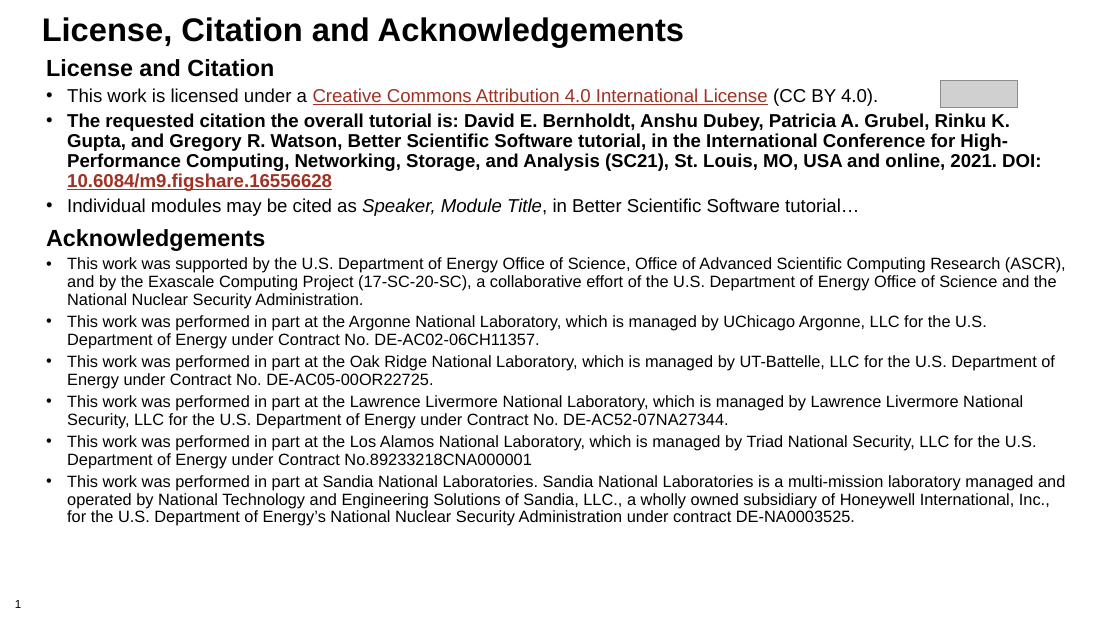
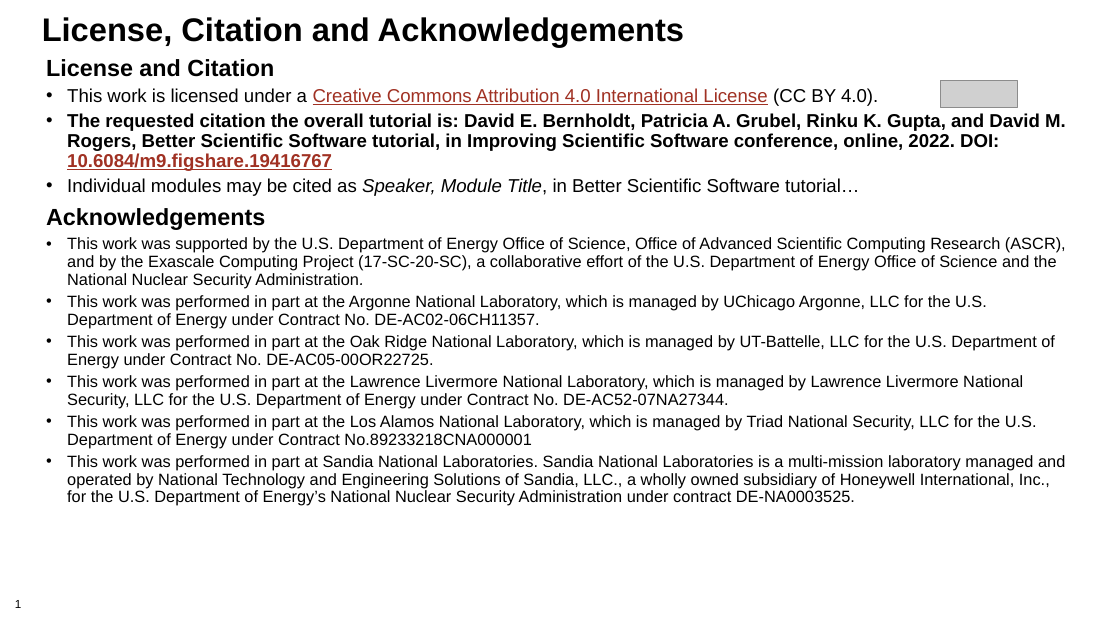
Before and after one commit to bssw-tutorial/presentations, a slide deck: slide 1 of license-master.pptx. Drawn at 1120x630 pixels with LibreOffice and Linux fonts; fonts in the diff are those of the drawing; grey boxes stand for pictures; background and template pictures are left out. Boxes give left, top, right and bottom in pixels: in the first picture for what was removed or moved away, otherwise in the second. Text is boxed around its words. In the diff, an @@ line names an element or a change of style, - is before the commit and + after.

Commit message:
Agenda and citation for ISS tutorial

```diff
--- a/license-master.pptx
+++ b/license-master.pptx
@@ text at (x1=67, y1=113, x2=1066, y2=171): text changed @@
-• The requested citation the overall tutorial is: David E. Bernholdt, Anshu Dubey, Patricia A. Grubel, Rinku K. Gupta, and Gregory R. Watson, Better Scientific Software tutorial, in the International Conference for High-Performance Computing, Networking, Storage, and Analysis (SC21), St. Louis, MO, USA and online, 2021. DOI: 10.6084/m9.figshare.16556628
+• The requested citation the overall tutorial is: David E. Bernholdt, Patricia A. Grubel, Rinku K. Gupta, and David M. Rogers, Better Scientific Software tutorial, in Improving Scientific Software conference, online, 2022. DOI: 10.6084/m9.figshare.19416767
```
Also in this commit, not shown: 1 other file.
